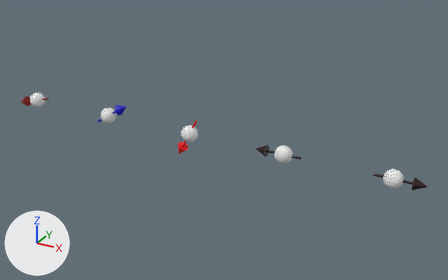
The Blender file Blender/spins1D.blend, before and after one commit.
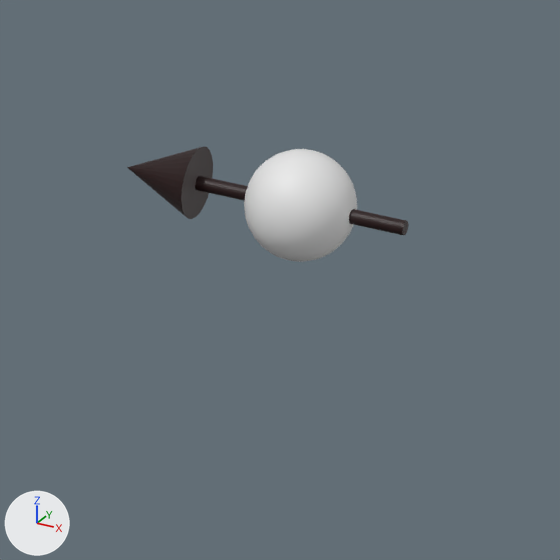
The first picture shows the older version from a 50 mm lens placed at (89.9, -85.4, 43.0), pointed at (41.3, 3.0, -1.2). The close-ups show both versions on the part from 52% to 73% of the width and 43% to 76% of the height of that picture; other places that the commit changed are outside them. Arrows for +X, +Y and +Z are at lower left; the lights stay in place.

Before the edit, the objects in view are built like this:
```python
mat_spin_color_3 = principled_material('Spin color 3')
mat_spin_color_3.base_color = (0.014, 0.0, 0.0)  # black #1f0000
me_cylinder_018 = bpy.data.meshes.new('Cylinder.018')
me_cylinder_018.from_pydata(...)  # 128 vertices, 98 faces; spans x -1.0..1.0, y -2.0..3.41, z -1.0..1.0
me_cylinder_018.materials.append(mat_spin_color_3)  # black #1f0000
me_sphere_018 = bpy.data.meshes.new('Sphere.018')
me_sphere_018.from_pydata(...)  # a UV sphere (32 segments, 16 rings, poles along z) spanning x -1.5..1.5, y -1.5..1.5, z -1.5..1.5
me_sphere_018.polygons.foreach_set('use_smooth', [True] * 512)
ob_cylinder_003 = bpy.data.objects.new('Cylinder.003', me_cylinder_018)
ob_cylinder_003.location = (54.0, 0.0, 0.0)
ob_cylinder_003.rotation_euler = (4.712, 1.567, 0.0)  # degrees (270, 90, 0)
ob_cylinder_003.scale = (1.0, 1.5, 1.0)
ob_sphere_003 = bpy.data.objects.new('Sphere.003', me_sphere_018)
ob_sphere_003.location = (54.0, 0.0, 0.0)
```
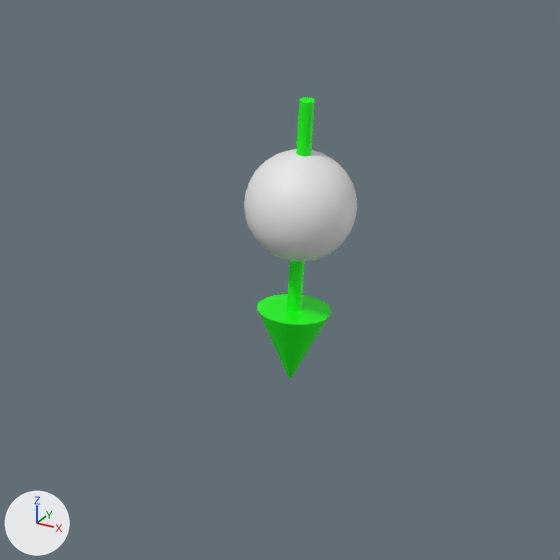
The change, as a list of edits to the scene's bpy script:
```text
Change mat_spin_color_3:
    mat_spin_color_3.base_color: (0.014, 0.0, 0.0) -> (0.0, 1.0, 0.0)  # black #1f0000 -> green #00ff00
Change ob_cylinder_003:
    ob_cylinder_003.rotation_euler: (4.712, 1.567, 0.0) -> (-1.617, 0.0, 0.0)  # degrees (270, 90, 0) -> degrees (-93, 0, 0)
```

What differs and where, as boxes (x1, y1, x2, y2) in the close-ups (560 x 560 px):
'Cylinder.003', recoloured, turned
    before: (127, 147, 409, 236)
    after: (257, 97, 331, 380)
